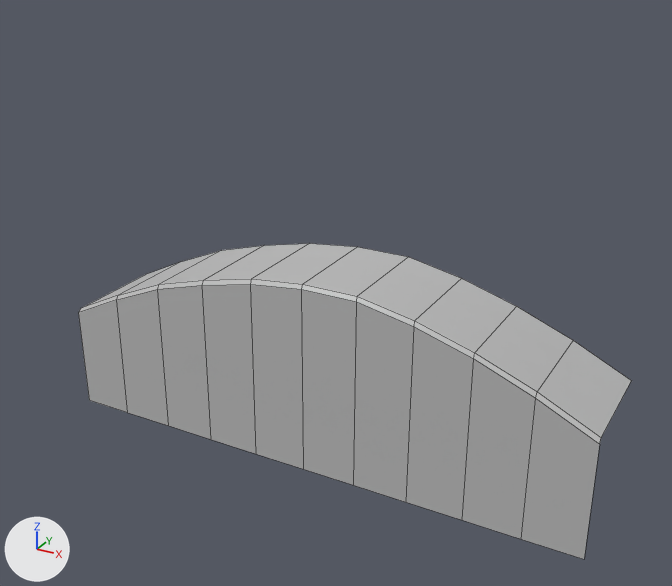
Renders of the FBX model Summit Sprinter/Assets/_Models/Levels/Level 1/Steel Bridge.fbx from each side of a commit.
The view is the same before and after, from a 50 mm camera at (7.2, -12.89, 7.72) aimed at (0.16, -0.1, 1.33). Every picture has the same lights, and +X, +Y and +Z are marked at lower left. Mesh edges are drawn as thin lines. Where no turn or scale is listed for an object, it has been applied to the vertices.

In view in the first picture: 'Steel_Bridge'.
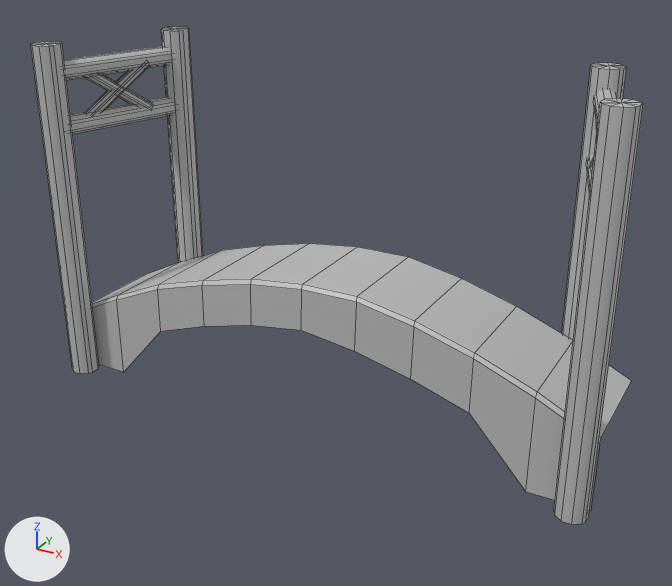
The newer file is also turned or shifted as a whole; pictures and numbers use the older file's frame.

Pixel boxes [x1, y1, x2, y2] of what changed, in the pictures (672 x 586 px; the box of a moved part takes in the faces that stretch with it):
```json
{"object": "Steel_Bridge", "change": "reshaped", "before": [79, 243, 631, 559], "after": [92, 243, 631, 511], "on screen": "15% shorter"}
{"object": "Steel_Bridge_Beams", "change": "added", "after": [31, 27, 643, 524]}
{"part": 1, "of": "me_mesh", "change": "moved or reshaped", "before": [79, 300, 128, 413], "after": [93, 300, 124, 372]}
{"part": 2, "of": "me_mesh", "change": "moved or reshaped", "before": [521, 399, 600, 559], "after": [526, 399, 600, 511]}
{"part": 3, "of": "me_mesh", "change": "moved or reshaped", "before": [117, 289, 169, 426], "after": [117, 289, 161, 371]}
{"part": 4, "of": "me_mesh", "change": "moved or reshaped", "before": [462, 359, 536, 539], "after": [469, 359, 536, 491]}
{"part": 5, "of": "me_mesh", "change": "moved or reshaped", "before": [158, 285, 211, 439], "after": [158, 285, 204, 331]}
{"part": 6, "of": "me_mesh", "change": "moved or reshaped", "before": [406, 327, 474, 520], "after": [411, 327, 474, 413]}
{"part": 7, "of": "me_mesh", "change": "moved or reshaped", "before": [202, 284, 256, 454], "after": [202, 284, 251, 326]}
{"part": 8, "of": "me_mesh", "change": "moved or reshaped", "before": [354, 302, 414, 502], "after": [355, 302, 414, 379]}
{"part": 9, "of": "me_mesh", "change": "moved or reshaped", "before": [251, 284, 357, 485], "after": [251, 284, 357, 351]}
```

Edits to the scene script, one JSON object a line:
```json
{"block": "me_mesh", "where": "me_mesh.from_pydata(...)  # 44 vertices, 30 faces; spans x -5.0..5.0, y -1.0..1.0, z -1.77..1.77"}
{"block": "me_mesh", "where": "# used by ob_steel_bridge; location = (0.0, 0.0, 0.0)"}
{"block": "me_mesh", "change": "me_mesh part 1: all 2 vertices in x -5.0..-4.0, y -1.0, z -1.77 are moved by (0.0, 0.0, 0.9)"}
{"block": "me_mesh", "change": "me_mesh part 2: all 2 vertices in x 4.0..5.0, y -1.0, z -1.77 are moved by (0.0, 0.0, 0.9)"}
{"block": "me_mesh", "change": "me_mesh part 3: the 1 vertex in x -3.0, y -1.0, z -1.77 is moved by (0.0, 0.0, 2.01)"}
{"block": "me_mesh", "change": "me_mesh part 4: the 1 vertex in x 3.0, y -1.0, z -1.77 is moved by (0.0, 0.0, 2.01)"}
{"block": "me_mesh", "change": "me_mesh part 5: the 1 vertex in x -2.0, y -1.0, z -1.77 is moved by (0.0, 0.0, 2.35)"}
{"block": "me_mesh", "change": "me_mesh part 6: the 1 vertex in x 2.0, y -1.0, z -1.77 is moved by (0.0, 0.0, 2.35)"}
{"block": "me_mesh", "change": "me_mesh part 7: the 1 vertex in x -1.0, y -1.0, z -1.77 is moved by (0.0, 0.0, 2.6)"}
{"block": "me_mesh", "change": "me_mesh part 8: the 1 vertex in x 1.0, y -1.0, z -1.77 is moved by (0.0, 0.0, 2.6)"}
{"block": "me_mesh", "change": "me_mesh part 9: the 1 vertex in x 0.0, y -1.0, z -1.77 is moved by (0.0, 0.0, 2.74)"}
{"op": "add", "block": "me_mesh_1", "code": ["me_mesh_1 = bpy.data.meshes.new('Mesh')", "me_mesh_1.from_pydata(...)  # 292 vertices, 192 faces; spans x -5.01..5.01, y -1.47..1.47, z -3.07..3.07", "me_mesh_1.materials.append(mat_lambert1)  # grey #bcbcbc"]}
{"op": "add", "block": "ob_steel_bridge_beams", "code": ["ob_steel_bridge_beams = bpy.data.objects.new('Steel_Bridge_Beams', me_mesh_1)", "ob_steel_bridge_beams.location = (0.0, 0.02, 2.2)"]}
```
